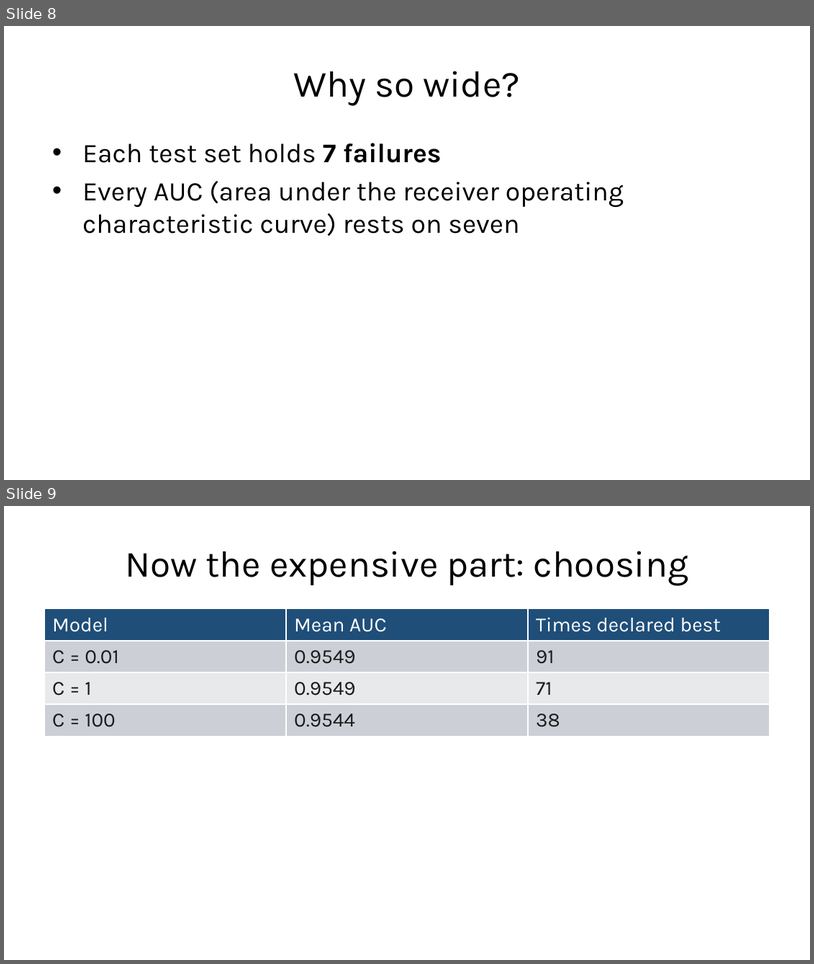
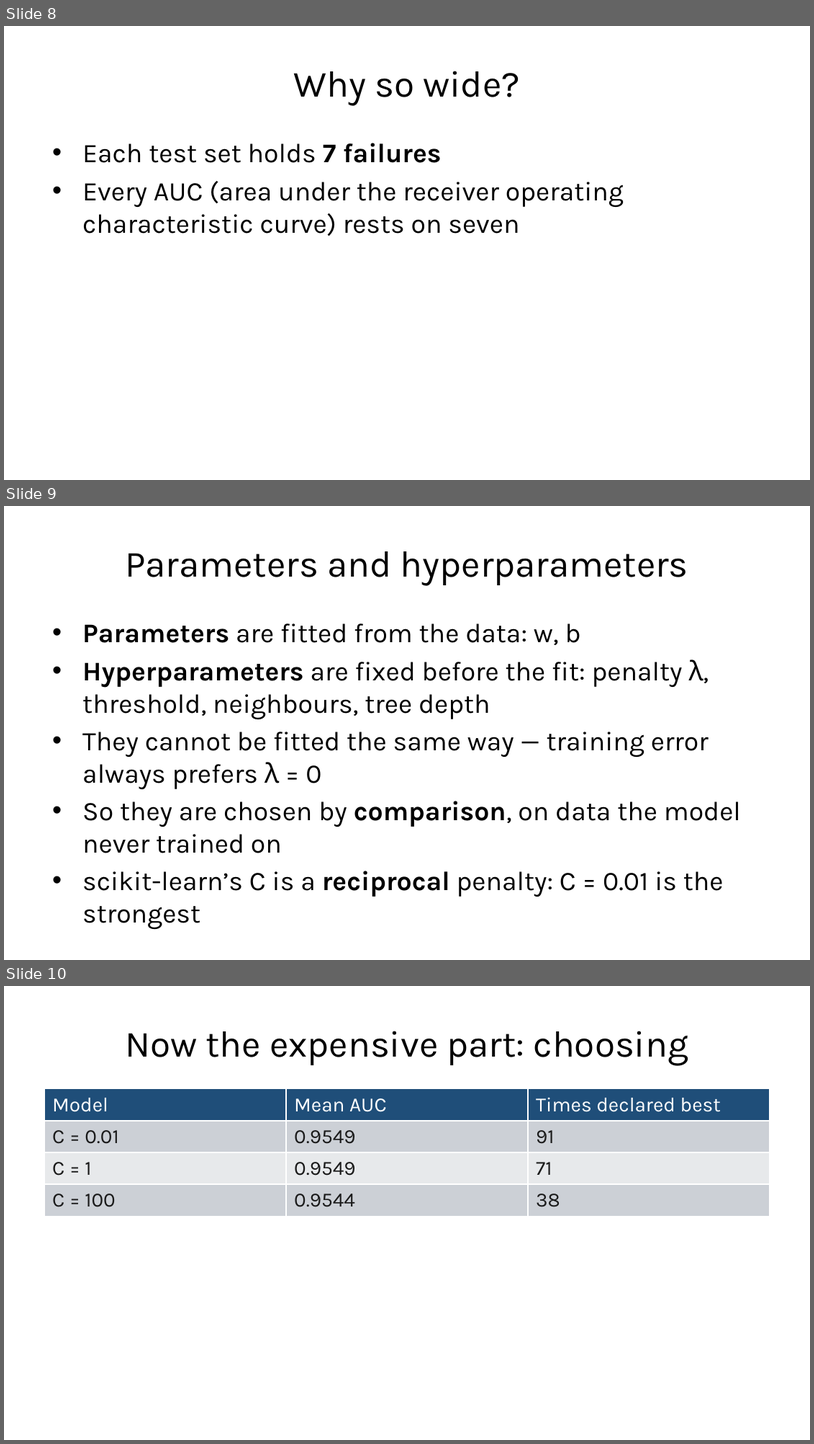
Before and after one commit to fabioantonini/technologies-for-artificial-intelligence, a slide deck: Lessons/05_experimental_methodology/Slides/experimental_methodology_slides.pptx. Shown one above the other, each under a label of ours: slides 8 and 9 before the commit, slides 8, 9 and 10 after it. The pictures are 814x964 and 814x1444 pixels, drawn with LibreOffice and Linux fonts; fonts in the diff are those of the drawing; background and template pictures are left out. Boxes give left, top, right and bottom in pixels: in the first picture for what was removed or moved away, otherwise in the second. Text is boxed around its words. In the diff, an @@ line names an element or a change of style, - is before the commit and + after.

```diff
--- a/Lessons/05_experimental_methodology/Slides/experimental_methodology_slides.pptx
+++ b/Lessons/05_experimental_methodology/Slides/experimental_methodology_slides.pptx
@@ slide 9 added at (x1=4, y1=506, x2=810, y2=960), background #FFFFFF @@
@@ title added at (x1=125, y1=551, x2=689, y2=585), 33 pt, text #1A1A1A @@
+Parameters and hyperparameters
@@ text added at (x1=82, y1=623, x2=741, y2=896), 24 pt, text #1A1A1A @@
+• Parameters are fitted from the data: w, b
+• Hyperparameters are fixed before the fit: penalty λ, threshold, neighbours, tree depth
+• They cannot be fitted the same way — training error always prefers λ = 0
+• So they are chosen by comparison, on data the model never trained on
+• scikit-learn’s C is a reciprocal penalty: C = 0.01 is the strongest
@@ what was slide 9 is now slide 10 @@
```
Also in this commit, not shown: 7 other files.
